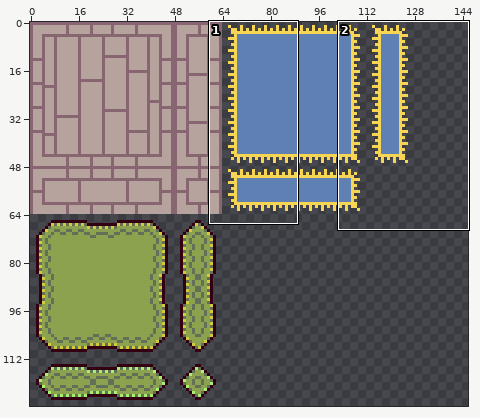
A sprite sheet gets an edit: assets/sprites/tilesets/autumn/tileset_room_floors.png. The picture above shows the old version from afar; the outline marks the close-up.
Close-up. First the earlier version:
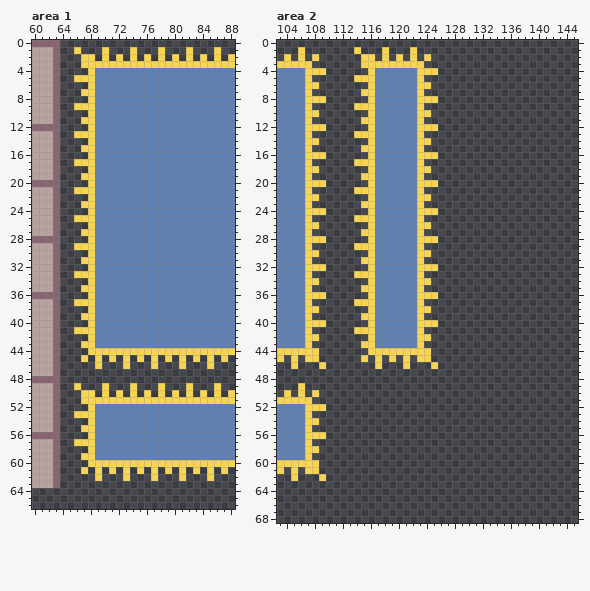
The file is 160x128 pixels. Shown: area 1: x 60..88, y 0..66; area 2: x 103..145, y 0..68. The wide view leaves out empty margins.
And afterwards:
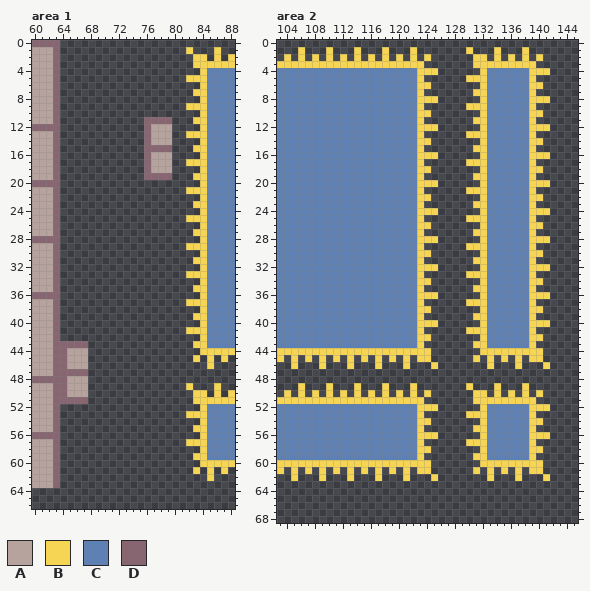
Palette (. is transparent): A #b7a39d  B #f7d554  C #5e80b2  D #876672
Diff:
Changed rows in their new state; - is an unchanged pixel.
Area 1:
first column x 64:
 1 --.---.---.---.------
 2 ---..-.-.-.-.-.-.-.B-
 3 ---................--
 4 ----................B
 5 --................BBB
 6 ----................B
 7 ---................BB
 8 ----................B
 9 --................BBB
10 ----................B
11 ---.........DDDD...BB
12 ----........DAAA....B
13 --..........DAAA..BBB
14 ----........DAAA....B
15 ---.........DDDD...BB
16 ----........DAAA....B
17 --..........DAAA..BBB
18 ----........DAAA....B
19 ---.........DDDD...BB
20 ----................B
21 --................BBB
22 ----................B
23 ---................BB
24 ----................B
25 --................BBB
26 ----................B
27 ---................BB
28 ----................B
29 --................BBB
30 ----................B
31 ---................BB
32 ----................B
33 --................BBB
34 ----................B
35 ---................BB
36 ----................B
37 --................BBB
38 ----................B
39 ---................BB
40 ----................B
41 --................BBB
42 ----................B
43 DDDD...............BB
44 DAAA................-
45 DAAA-.-.-.-.-.-.-.---
46 DAAA-.---.---.---.---
47 DDDD-----------------
48 DAAA-----------------
49 DAAA--.---.---.------
50 DAAA.-.-.-.-.-.-.-.B-
51 DDDD...............--
52 ----................B
53 --................BBB
54 ----................B
55 ---................BB
56 ----................B
57 --................BBB
58 ----................B
59 ---................BB
60 ----................-
61 ---.-.-.-.-.-.-.-.---
62 -----.---.---.---.---
Area 2:
first column x 107:
 1 ---B-------------------B---B---B---
 2 ---B-B-B.---------------BB-B-B-B-B-
 3 -BBBBBBB----------------BBBBBBBBB--
 4 CCCCCCCCCC---------------BCCCCCCBBB
 5 CCCCCCCCCC-------------BBBCCCCCCB--
 6 CCCCCCCCCC---------------BCCCCCCBB-
 7 CCCCCCCCCC--------------BBCCCCCCB--
 8 CCCCCCCCCC---------------BCCCCCCBBB
 9 CCCCCCCCCC-------------BBBCCCCCCB--
10 CCCCCCCCCC---------------BCCCCCCBB-
11 CCCCCCCCCC--------------BBCCCCCCB--
12 CCCCCCCCCC---------------BCCCCCCBBB
13 CCCCCCCCCC-------------BBBCCCCCCB--
14 CCCCCCCCCC---------------BCCCCCCBB-
15 CCCCCCCCCC--------------BBCCCCCCB--
16 CCCCCCCCCC---------------BCCCCCCBBB
17 CCCCCCCCCC-------------BBBCCCCCCB--
18 CCCCCCCCCC---------------BCCCCCCBB-
19 CCCCCCCCCC--------------BBCCCCCCB--
20 CCCCCCCCCC---------------BCCCCCCBBB
21 CCCCCCCCCC-------------BBBCCCCCCB--
22 CCCCCCCCCC---------------BCCCCCCBB-
23 CCCCCCCCCC--------------BBCCCCCCB--
24 CCCCCCCCCC---------------BCCCCCCBBB
25 CCCCCCCCCC-------------BBBCCCCCCB--
26 CCCCCCCCCC---------------BCCCCCCBB-
27 CCCCCCCCCC--------------BBCCCCCCB--
28 CCCCCCCCCC---------------BCCCCCCBBB
29 CCCCCCCCCC-------------BBBCCCCCCB--
30 CCCCCCCCCC---------------BCCCCCCBB-
31 CCCCCCCCCC--------------BBCCCCCCB--
32 CCCCCCCCCC---------------BCCCCCCBBB
33 CCCCCCCCCC-------------BBBCCCCCCB--
34 CCCCCCCCCC---------------BCCCCCCBB-
35 CCCCCCCCCC--------------BBCCCCCCB--
36 CCCCCCCCCC---------------BCCCCCCBBB
37 CCCCCCCCCC-------------BBBCCCCCCB--
38 CCCCCCCCCC---------------BCCCCCCBB-
39 CCCCCCCCCC--------------BBCCCCCCB--
40 CCCCCCCCCC---------------BCCCCCCBBB
41 CCCCCCCCCC-------------BBBCCCCCCB--
42 CCCCCCCCCC---------------BCCCCCCBB-
43 CCCCCCCCCC--------------BBCCCCCCB--
44 --BBBBBBB----------------BBBBBBBBB-
45 -.B-B-B-----------------B-B-B-B-BB-
46 ------B-------------------B---B---B
49 ---B---B---B---B-------B---B---B---
50 ---B-B-B-B-B-B-B-B------BB-B-B-B-B-
51 -BBBBBBBBBBBBBBBB-------BBBBBBBBB--
52 CCCCCCCCCCCCCCCCBBB------BCCCCCCBBB
53 CCCCCCCCCCCCCCCCB------BBBCCCCCCB--
54 CCCCCCCCCCCCCCCCBB-------BCCCCCCBB-
55 CCCCCCCCCCCCCCCCB-------BBCCCCCCB--
56 CCCCCCCCCCCCCCCCBBB------BCCCCCCBBB
57 CCCCCCCCCCCCCCCCB------BBBCCCCCCB--
58 CCCCCCCCCCCCCCCCBB-------BCCCCCCBB-
59 CCCCCCCCCCCCCCCCB-------BBCCCCCCB--
60 --BBBBBBBBBBBBBBBB-------BBBBBBBBB-
61 -.B-B-B-B-B-B-B-BB------B-B-B-B-BB-
62 ------B---B---B---B-------B---B---B
Boxes around the changes in both close-ups, in picture pixels (x1, y1, x2, y2):
changed: (60, 47, 207, 481)
changed: (305, 47, 438, 481)
added: (466, 47, 550, 481)
